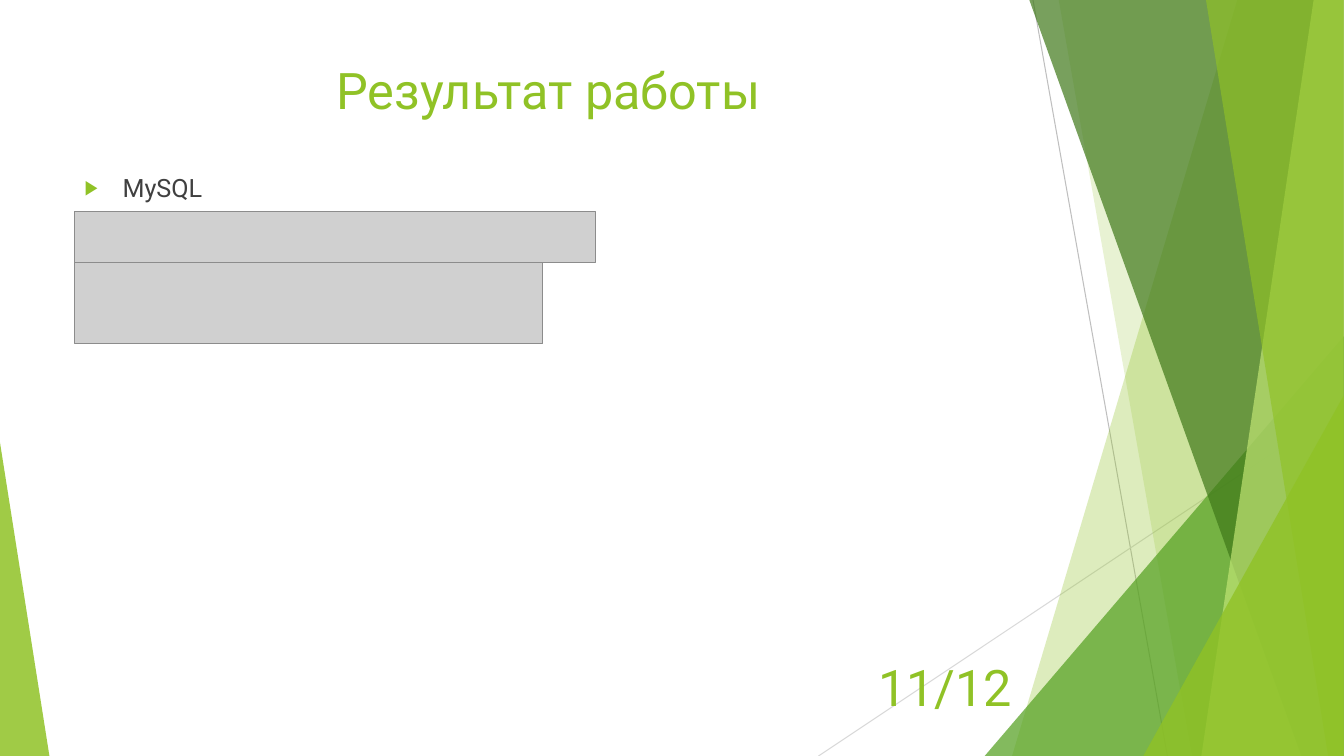
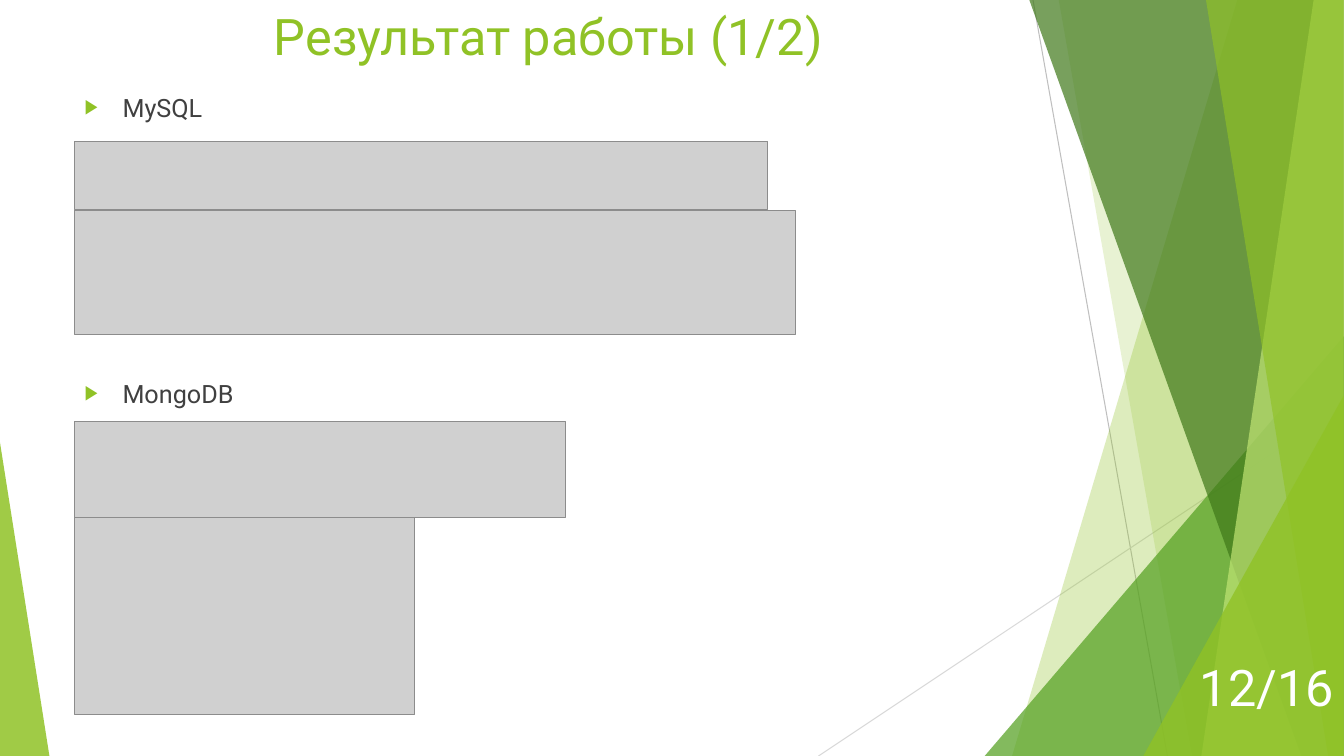
Before and after one commit to enitnel/mysterious-project, a slide deck: slide 12 of Dms coursework presentation.pptx (slide 11 before the commit). Drawn at 1344x756 pixels with LibreOffice and Linux fonts; fonts in the diff are those of the drawing; grey boxes stand for pictures. Boxes give left, top, right and bottom in pixels: in the first picture for what was removed or moved away, otherwise in the second. Text is boxed around its words. In the diff, an @@ line names an element or a change of style, - is before the commit and + after.

Commit message:
MongoDB is done

```diff
--- a/Dms coursework presentation.pptx
+++ b/Dms coursework presentation.pptx
@@ text at [274,15,822,67]: text changed @@
-Результат работы
+Результат работы (1/2)
@@ text "MySQL": place and size @@
-text "MySQL" at [123,179,203,203]
+text "MySQL" at [123,99,203,123]
@@ picture: place and size @@
-picture at [75,212,596,263]
+picture at [75,141,768,210]
@@ picture: place and size @@
-picture at [75,263,543,344]
+picture at [75,211,796,335]
@@ text added at [123,385,234,409], 18 pt, text #404040 @@
+▶ MongoDB
@@ picture added at [75,421,566,517] @@
@@ picture added at [75,517,415,715] @@
@@ page number removed at [878,669,1012,709] @@
-11/12
@@ page number added at [1200,669,1334,709], 36 pt, text #FFFFFF @@
+12/16
```
Also in this commit, not shown: 11 other slides changed, 4 slides added, 58 other files.
